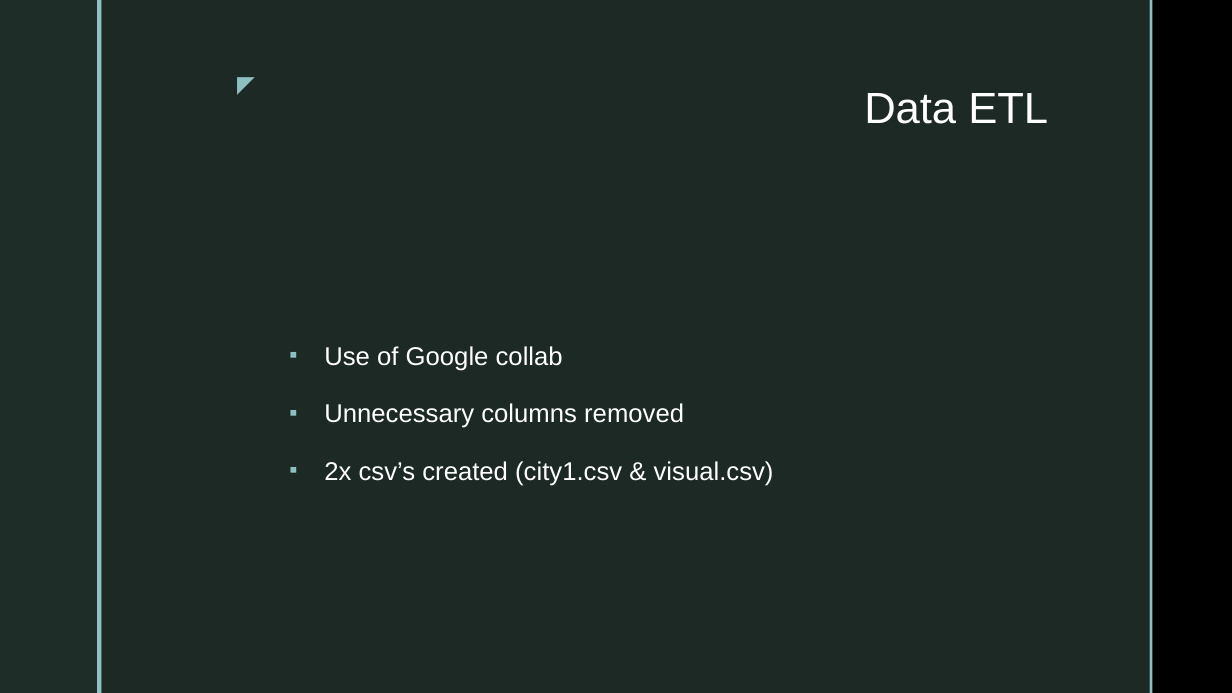
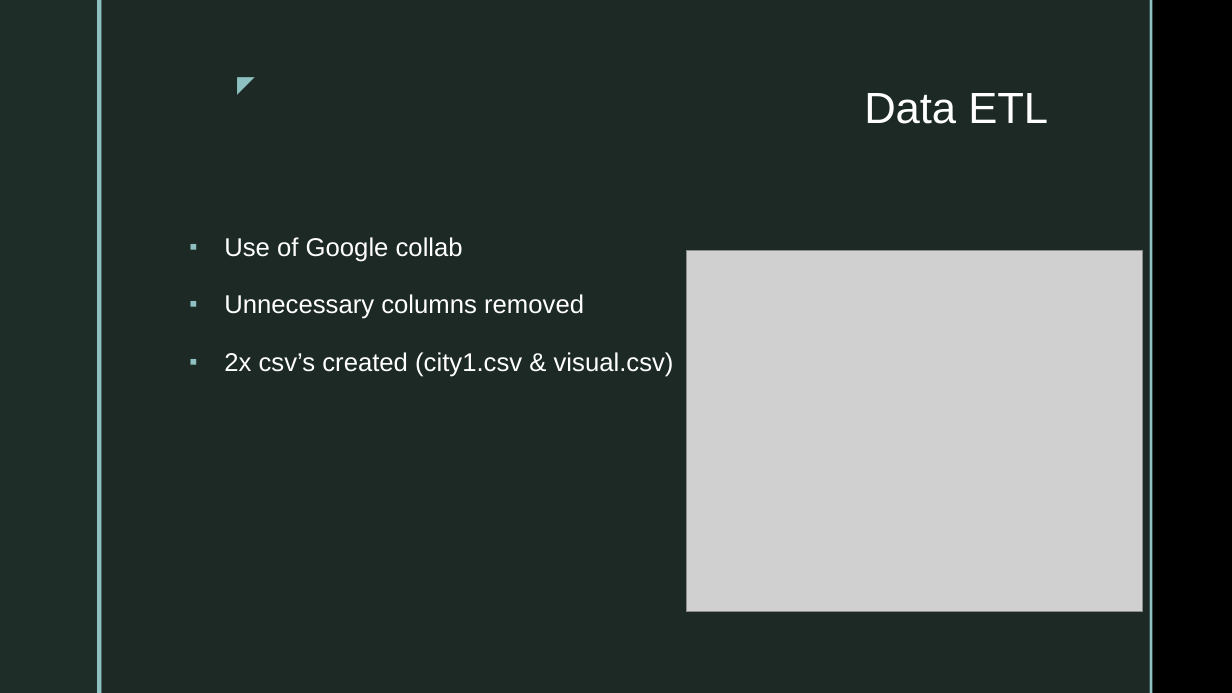
Before and after one commit to DannyBruzz/Project_4_Capstone, a slide deck: slide 3 of Project_4_pp.pptx. Drawn at 1232x693 pixels with LibreOffice and Linux fonts; fonts in the diff are those of the drawing; grey boxes stand for pictures; background and template pictures are left out. Boxes give left, top, right and bottom in pixels: in the first picture for what was removed or moved away, otherwise in the second. Text is boxed around its words. In the diff, an @@ line names an element or a change of style, - is before the commit and + after.

```diff
--- a/Project_4_pp.pptx
+++ b/Project_4_pp.pptx
@@ text "Use of Google collab": place and size @@
-text "Use of Google collab" at <box>324,346,774,486</box>
+text "Use of Google collab" at <box>224,237,674,377</box>
@@ picture added at <box>687,250,1143,612</box> @@
```
Also in this commit, not shown: 6 other slides changed, 1 other file.
